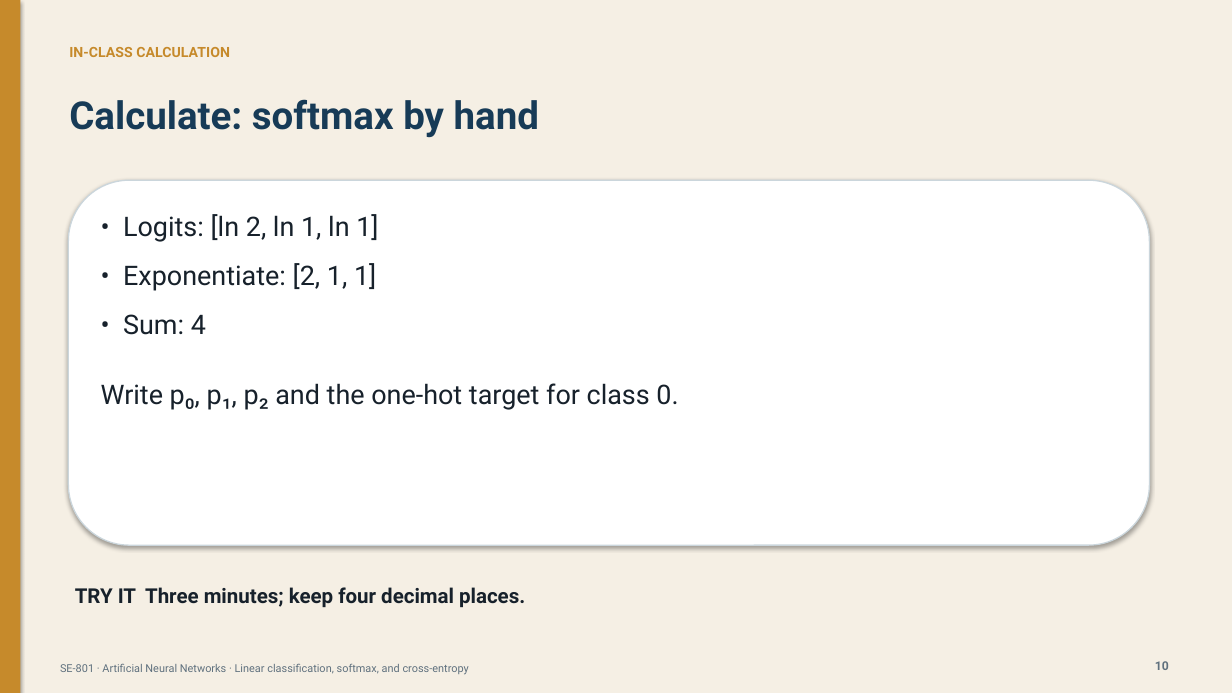
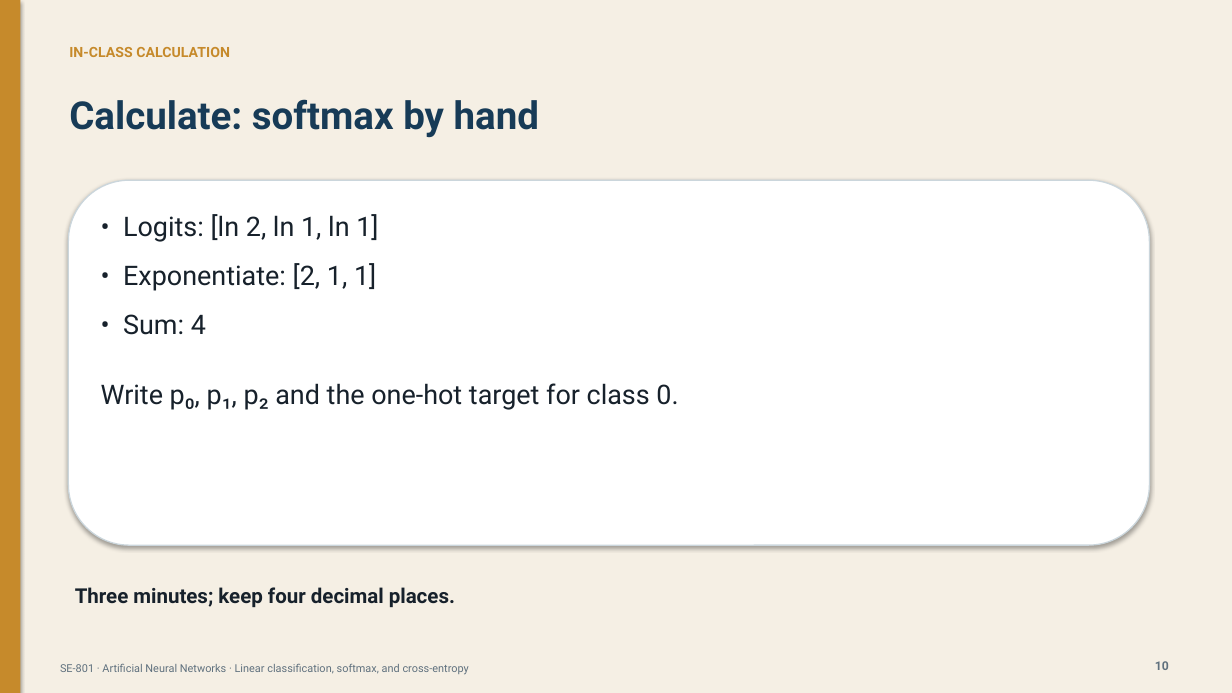
Before and after one commit to DrFarrukh/teaching, a slide deck: slide 10 of courses/artificial-neural-networks/lectures/lecture-04/slides.pptx. Drawn at 1232x693 pixels with LibreOffice and Linux fonts; fonts in the diff are those of the drawing. Boxes give left, top, right and bottom in pixels: in the first picture for what was removed or moved away, otherwise in the second. Text is boxed around its words. In the diff, an @@ line names an element or a change of style, - is before the commit and + after.

```diff
--- a/courses/artificial-neural-networks/lectures/lecture-04/slides.pptx
+++ b/courses/artificial-neural-networks/lectures/lecture-04/slides.pptx
@@ text at (75, 587, 455, 607): text changed @@
-TRY IT Three minutes; keep four decimal places.
+Three minutes; keep four decimal places.
```
Also in this commit, not shown: 7 other slides changed.
